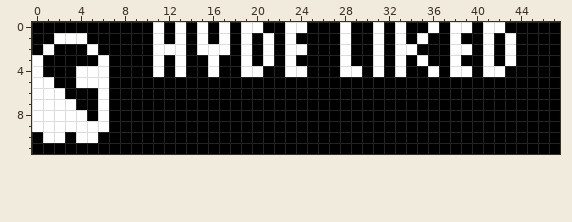
Pixel-art file -- art/lobby/ghost-3-accept.ase. Above: the version before the commit.
48x12 pixels, 1 frame.
The same view after the edit:
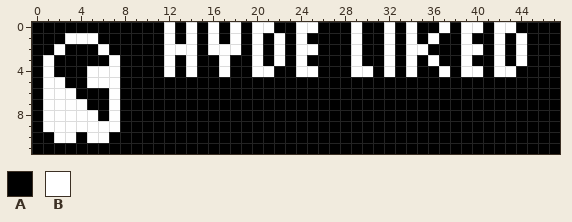
Palette (. is transparent): A #000000  B #ffffff
Difference:
y 0: x 11..19 BABABABAB -> ABABABABA; x 21 A -> B; x 23 B -> A; x 25 A -> B; x 28..29 BA -> AB; x 31..34 BABA -> ABAB; x 36..38 BAB -> ABA; x 40..41 AB -> BA; x 43 A -> B
y 1: x 2 B -> A; x 5 A -> B; x 11..24 BABABABABABABA -> ABABABABABABAB; x 28..29 BA -> AB; x 31..36 BABABA -> ABABAB; x 38..39 BA -> AB; x 41..44 BABA -> ABAB
y 2: x 1..2 BA -> AB; x 5..6 BA -> AB; x 11 B -> A; x 14..15 AB -> BA; x 18..23 ABABAB -> BABABA; x 25 A -> B; x 28..29 BA -> AB; x 31..33 BAB -> ABA; x 35 A -> B; x 38 B -> A; x 40..44 ABABA -> BABAB
y 3: x 0..1 BA -> AB; x 6..7 BA -> AB; x 11..14 BABA -> ABAB; x 16..17 BA -> AB; x 19..24 BABABA -> ABABAB; x 28..29 BA -> AB; x 31..36 BABABA -> ABABAB; x 38..39 BA -> AB; x 41..44 BABA -> ABAB
y 4: x 0..1 BA -> AB; x 4 B -> A; x 7 A -> B; x 11..14 BABA -> ABAB; x 16..17 BA -> AB; x 19 B -> A; x 21 A -> B; x 23 B -> A; x 25 A -> B; x 28 B -> A; x 30..34 ABABA -> BABAB; x 36..38 BAB -> ABA; x 40..41 AB -> BA; x 43 A -> B
y 5: x 0 B -> A; x 2 A -> B; x 4 B -> A; x 7 A -> B
y 6: x 0 B -> A; x 3 A -> B; x 6..7 BA -> AB
y 7: x 0 B -> A; x 4 A -> B; x 6..7 BA -> AB
y 8: x 0 B -> A; x 5..7 ABA -> BAB
y 9: x 0 B -> A; x 7 A -> B
y 10: x 1 B -> A; x 3..4 AB -> BA; x 6 A -> B
